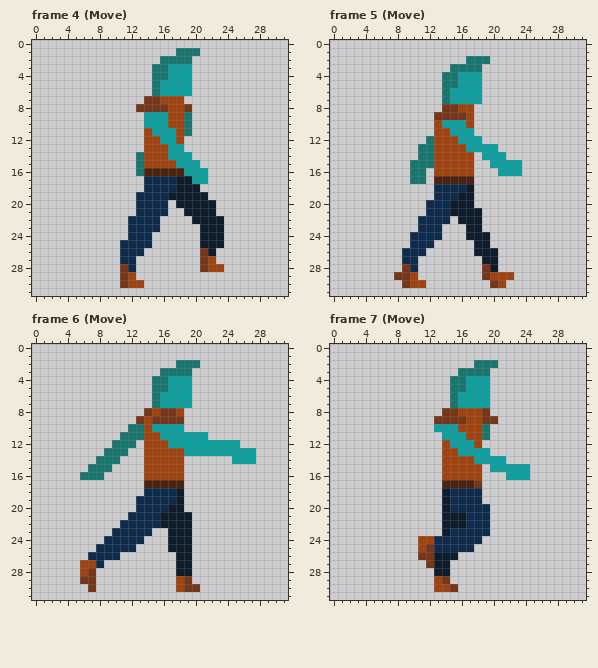
Edited in one commit: pixel-art file (Assets/Sprites/ase/human.aseprite). Above, as it was before the edit.
32x32 pixels, 35 frames. Shown: frame 4 (Move), frame 5 (Move), frame 6 (Move), frame 7 (Move). The commit also changed other frames, which this record leaves out.
After:
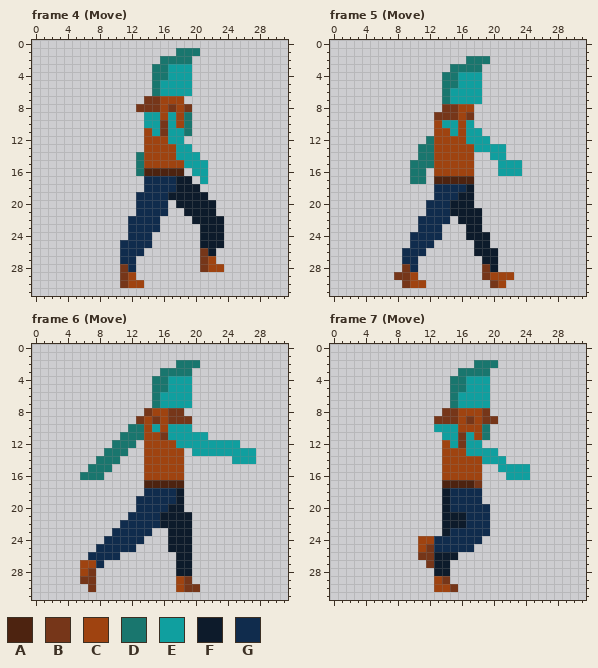
Palette (. is transparent): A #4d2310  B #763619  C #9f4310  D #19766e  E #109f9f  F #0d1b2b  G #102c4d
Edits made:
Changed rows in their new state; - is an unchanged pixel.
Frame 4 (Move), layer "left_hand":
first column x 16:
 8 CB----
 9 CE----
10 BE----
11 B-E---
12 C-E---
13 -C-E--
14 -C--E-
15 --C--E
16 ---.--
17 ----.-
Frame 5 (Move), layer "left_hand":
first column x 16:
 9 CB----
10 CE----
11 C-E---
12 C--E--
13 -C---E
14 ---.--
15 ----.-
Frame 6 (Move), layer "left_hand":
first column x 16:
 8 C-B-
 9 C--B
10 C--E
11 B---
12 -C--
13 ---.
Frame 7 (Move), layer "left_hand":
first column x 16:
 9 CB---
11 BE---
12 B-E--
13 C---E
14 --C--
15 ----.
